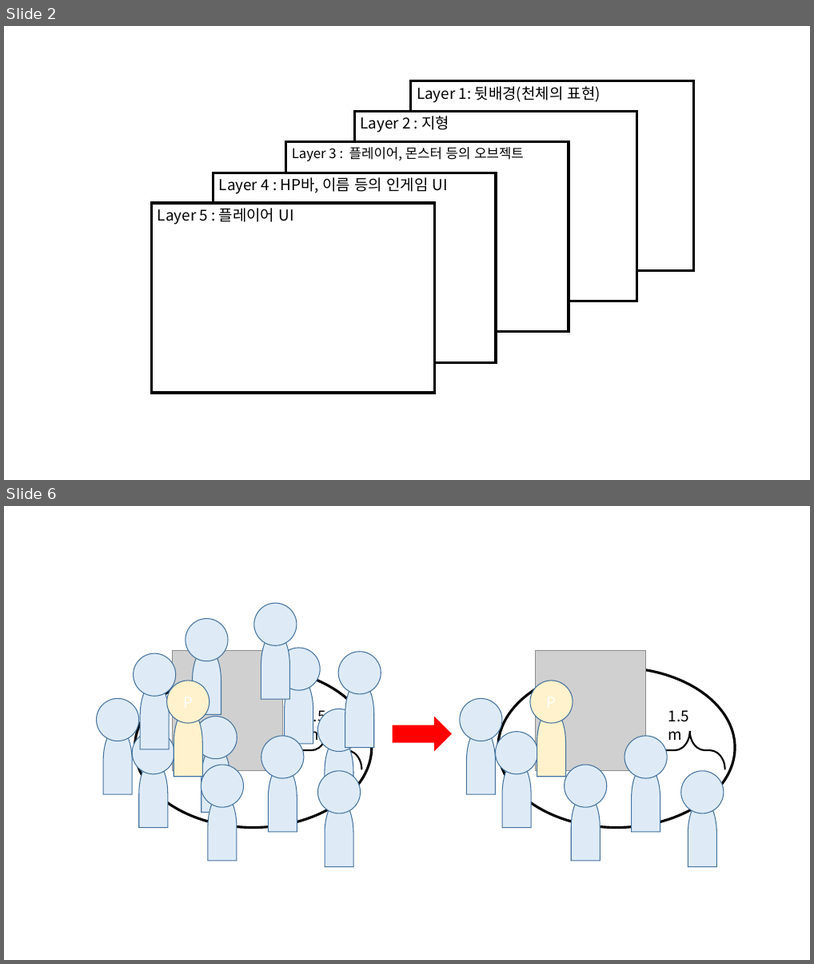
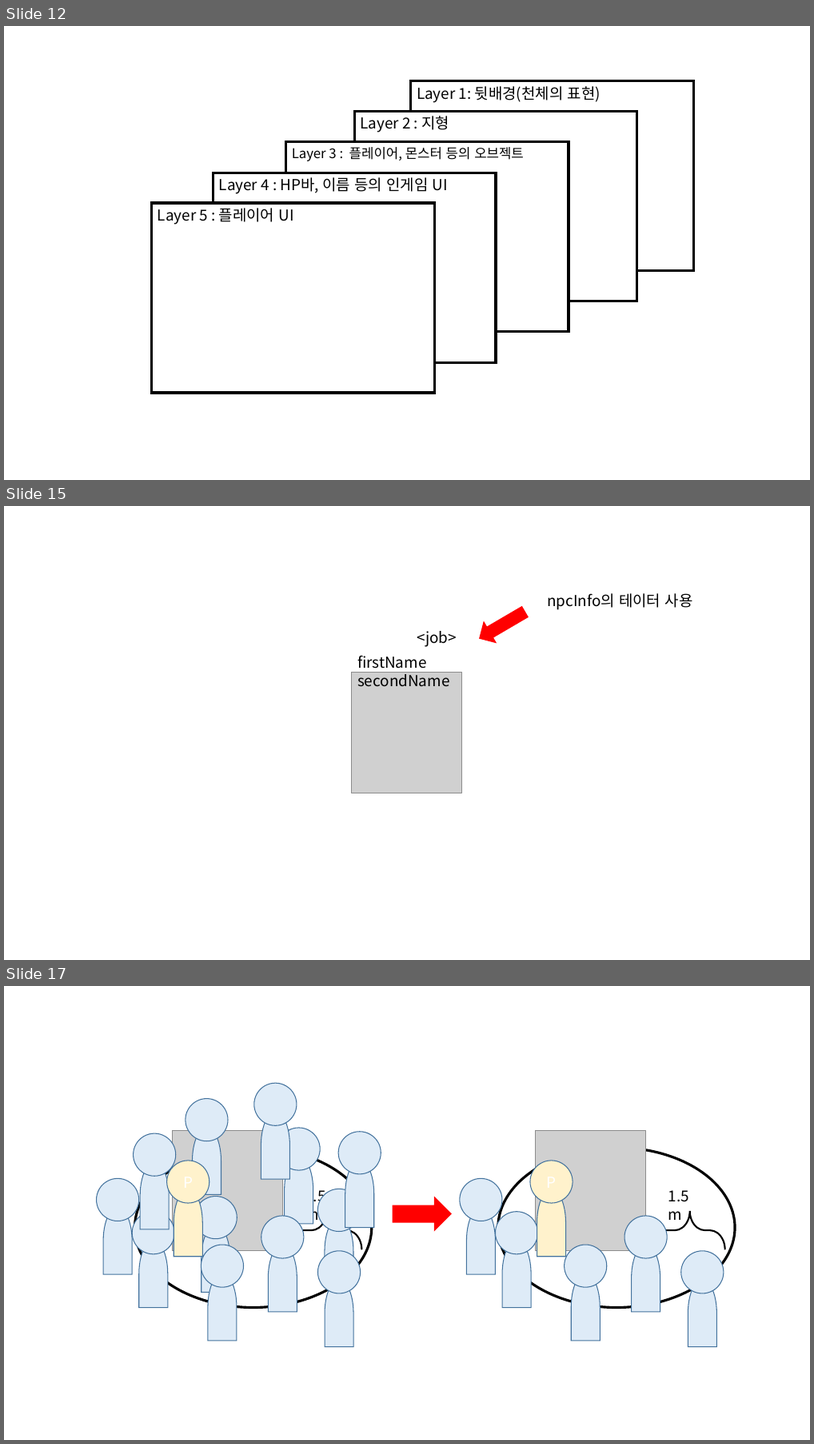
Before and after one commit to korleinster/gamebusdriver, a slide deck: plan/forwork.pptx. Shown one above the other, each under a label of ours: slides 2 and 6 before the commit, slides 12, 15 and 17 after it; the slides between them are not shown. The pictures are 814x964 and 814x1444 pixels, drawn with LibreOffice and Linux fonts; fonts in the diff are those of the drawing; grey boxes stand for pictures. Boxes give left, top, right and bottom in pixels: in the first picture for what was removed or moved away, otherwise in the second. Text is boxed around its words. In the diff, an @@ line names an element or a change of style, - is before the commit and + after.

```diff
--- a/plan/forwork.pptx
+++ b/plan/forwork.pptx
@@ slide 15 added at <box>4,506,810,960</box>, background #FFFFFF @@
@@ right arrow added at <box>473,600,533,650</box>, fill #FF0000 @@
@@ text added at <box>547,593,694,610</box>, 18 pt, text #000000 @@
+npcInfo의 테이터 사용
@@ text added at <box>418,631,457,647</box>, 18 pt, text #000000 @@
+<job>
@@ picture added at <box>352,672,462,792</box> @@
@@ text added at <box>358,655,450,687</box>, 18 pt, text #000000 @@
+firstName secondName
@@ what was slide 2 is now slide 12 @@
@@ what was slide 6 is now slide 17 @@
```
Also in this commit, not shown: 3 slides changed, 10 other slides added, 5 other files.
